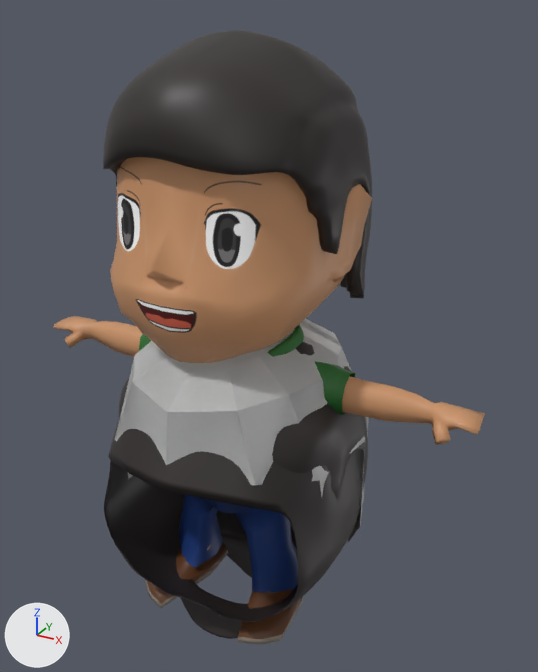
Renders of the glTF model ar-world/assets/models/chiby.glb from each side of a commit.
One viewpoint serves both versions: a 50 mm camera at (1.5, -2.61, 2.67) aimed at (0.01, 0.11, 1.31). Arrows for +X, +Y and +Z are at lower left; the lights stay in place. Where no turn or scale is listed for an object, it has been applied to the vertices.

Before the edit, the objects in view are built like this:
```python
me_cube_001 = bpy.data.meshes.new('Cube.001')
me_cube_001.from_pydata(...)  # 5552 vertices, 11104 faces; spans x -0.56..0.56, y -0.65..0.57, z -0.88..0.75
me_cube_001.materials.append(mat_rambut)  # black #2a2423
me_cube_002 = bpy.data.meshes.new('Cube.002')
me_cube_002.from_pydata(...)  # 1679 vertices, 3232 faces; spans x -0.56..0.56, y -0.556..0.583, z -0.338..0.768
me_cube_002.materials.append(mat_rambut)  # black #2a2423
me_cube_005 = bpy.data.meshes.new('Cube.005')
me_cube_005.from_pydata(...)  # 154 vertices, 268 faces; spans x -0.337..0.337, y -0.255..0.124, z -1.824..-1.077
me_cube_005.materials.append(mat_celana)  # blue #1d3d7d
me_plane = bpy.data.meshes.new('Plane')
me_plane.from_pydata(...)  # 60 vertices, 96 faces; spans x -0.561..0.561, y -0.61..0.643, z -0.329..0.768
me_plane_001 = bpy.data.meshes.new('Plane.001')
me_plane_001.from_pydata(...)  # 91 vertices, 152 faces; spans x -0.575..0.575, y -0.61..0.643, z -0.329..0.787
ob_celana = bpy.data.objects.new('Celana', me_cube_005)
ob_celana.location = (-0.075, -0.01, 1.926)
ob_kerudung = bpy.data.objects.new('Kerudung', me_cube_001)
ob_kerudung.location = (-0.066, 0.0, 0.643)
ob_plane = bpy.data.objects.new('Plane', me_plane)
ob_plane.location = (-0.066, 0.0, 0.643)
ob_rambut = bpy.data.objects.new('Rambut', me_cube_002)
ob_rambut.location = (-0.066, 0.0, 0.643)
ob_rambut_lowpoly = bpy.data.objects.new('rambut lowpoly', me_plane_001)
ob_rambut_lowpoly.location = (-0.066, 0.0, 0.643)
# also in view: 'Rambut jadi' at (-0.07, 0.02, 2.04); 'Body' at (-0.08, -0.05, 1.24); 'Baju' at (-0.07, -0.08, 1.06)
```
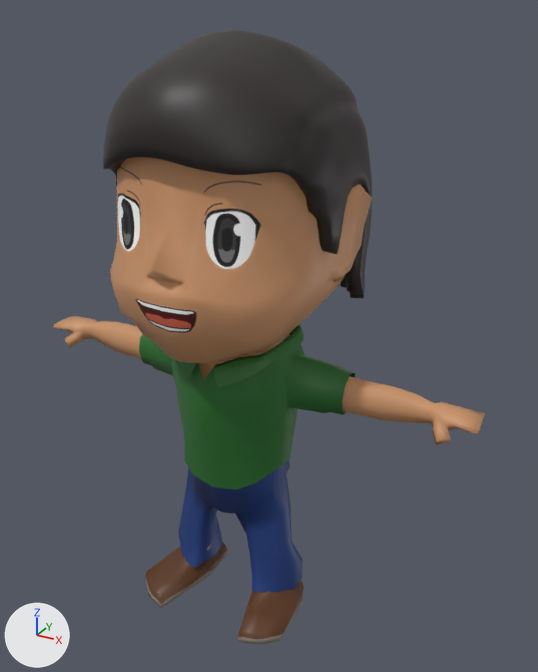
Changed parts and their boxes [x1, y1, x2, y2] in the pictures (538 x 672 px):
'Kerudung', deleted (black): before [104, 342, 364, 639]
'rambut lowpoly', deleted: before [115, 319, 369, 524]
'Rambut', deleted (black): before [119, 366, 368, 527]
'Plane', deleted: before [293, 318, 369, 542]
'Baju', unchanged, uncovered by the edit: before [139, 325, 355, 415]; after [139, 325, 355, 489]

The change in detail:
Object 'Kerudung' (ob_kerudung) is deleted.
Object 'Rambut' (ob_rambut) is deleted.
Object 'Plane' (ob_plane) is deleted.
Object 'rambut lowpoly' (ob_rambut_lowpoly) is deleted.
